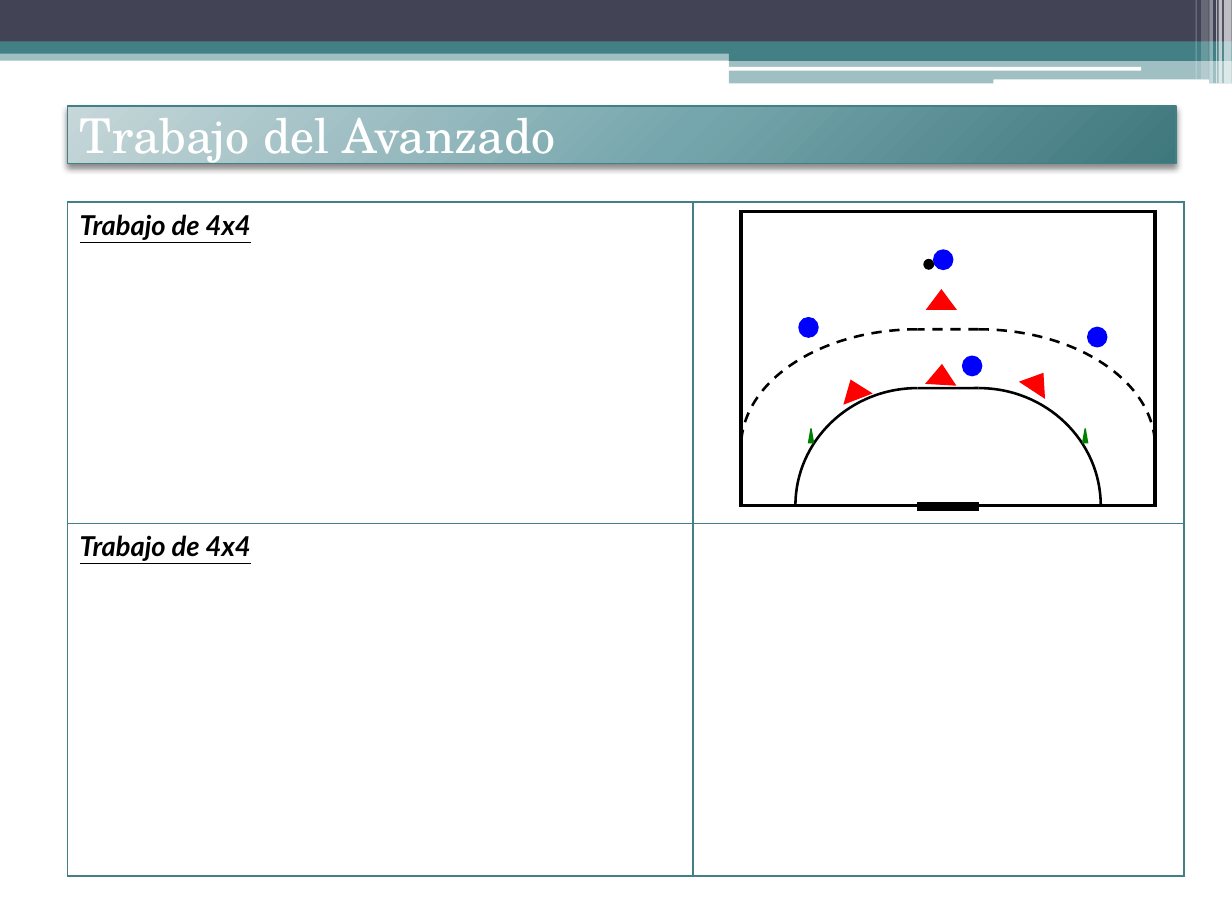
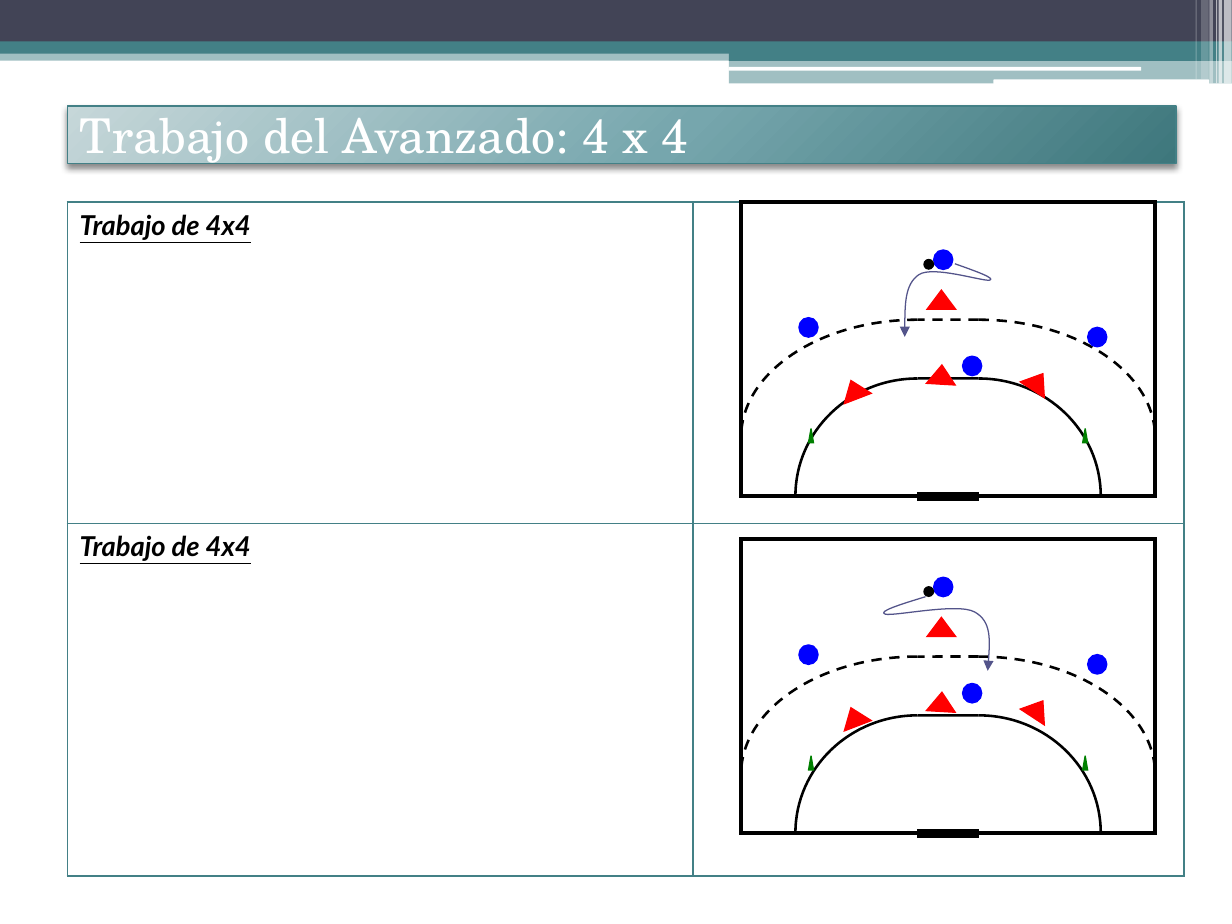
Before and after one commit to jahama/lbh_planificacion_temp_2011-12, a slide deck: slide 3 of defensa/contenidos-tactica/trabajo-avanzado.pptx. Drawn at 1232x924 pixels with LibreOffice and Linux fonts; fonts in the diff are those of the drawing. Boxes give left, top, right and bottom in pixels: in the first picture for what was removed or moved away, otherwise in the second. Text is boxed around its words. In the diff, an @@ line names an element or a change of style, - is before the commit and + after.

Commit message:
anadidos nuevos ejercicios al trabajo defensivo a partir de las acciones del central sobre el avanzado.  Trabajar las misiones/funciones del avanzado y las ayudas sobre el cuando es superado

```diff
--- a/defensa/contenidos-tactica/trabajo-avanzado.pptx
+++ b/defensa/contenidos-tactica/trabajo-avanzado.pptx
@@ title at [79,118,688,168]: text changed @@
-Trabajo del Avanzado
+Trabajo del Avanzado: 4 x 4
@@ freeform shape added at [904,264,995,336], outline #53548A 0.75 pt @@
@@ 4 freeform shapes, 2 rectangles, 2 lines: place and size @@
-4 freeform shapes, 2 rectangles, 2 lines at [742,212,1156,510]
+4 freeform shapes, 2 rectangles, 2 lines at [742,202,1156,500]
@@ freeform shape added at [877,596,992,670], outline #53548A 0.75 pt @@
@@ ellipse added at [924,586,934,596], fill #000000, outline #000000 0.74 pt @@
@@ ellipse added at [934,577,954,596], fill #0000FF, outline #0000FF 0.75 pt @@
@@ triangle added at [926,617,955,637], fill #FF0000, outline #FF0000 0.75 pt @@
@@ ellipse added at [798,644,818,664], fill #0000FF, outline #0000FF 0.75 pt @@
@@ group added at [742,540,1156,837]: 4 freeform shapes, 2 rectangles, 2 lines @@
@@ ellipse added at [1088,654,1108,674], fill #0000FF, outline #0000FF 0.75 pt @@
@@ ellipse added at [962,684,982,703], fill #0000FF, outline #0000FF 0.75 pt @@
@@ triangle added at [838,703,871,731], fill #FF0000, outline #FF0000 0.75 pt @@
@@ triangle added at [926,692,955,713], fill #FF0000, outline #FF0000 0.75 pt @@
@@ triangle added at [1019,694,1054,726], fill #FF0000, outline #FF0000 0.75 pt @@
@@ triangle added at [808,755,813,770], fill #008000, outline #008000 0.75 pt @@
@@ triangle added at [1083,755,1088,770], fill #008000, outline #008000 0.75 pt @@
```
Also in this commit, not shown: 1 other slide changed, 1 slide added, 3 slides removed.
